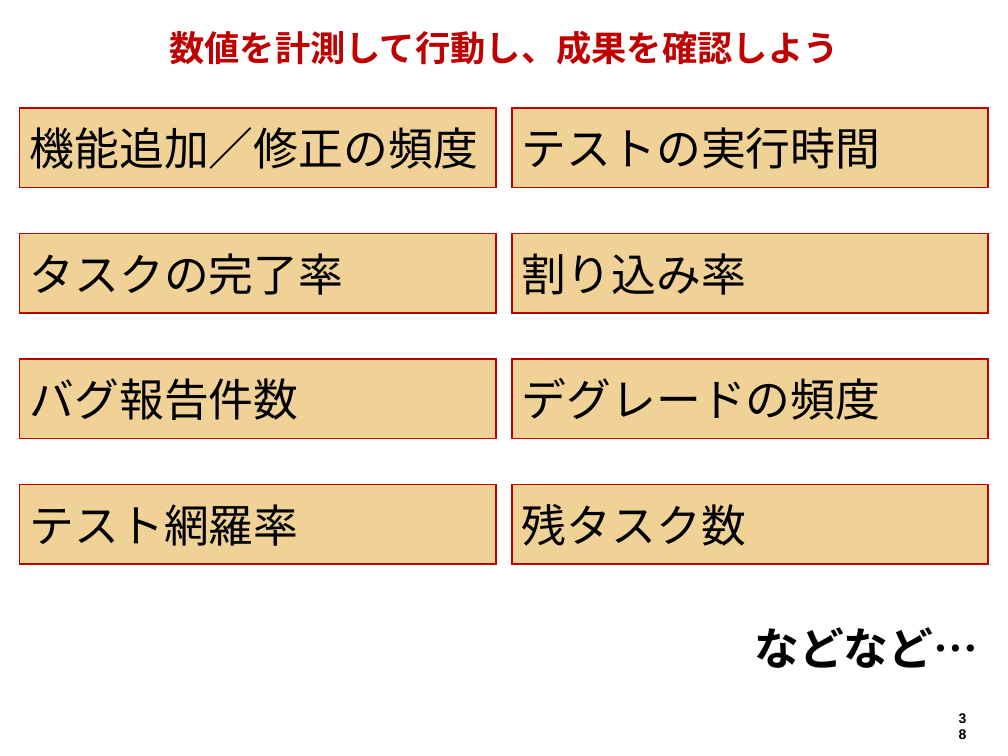
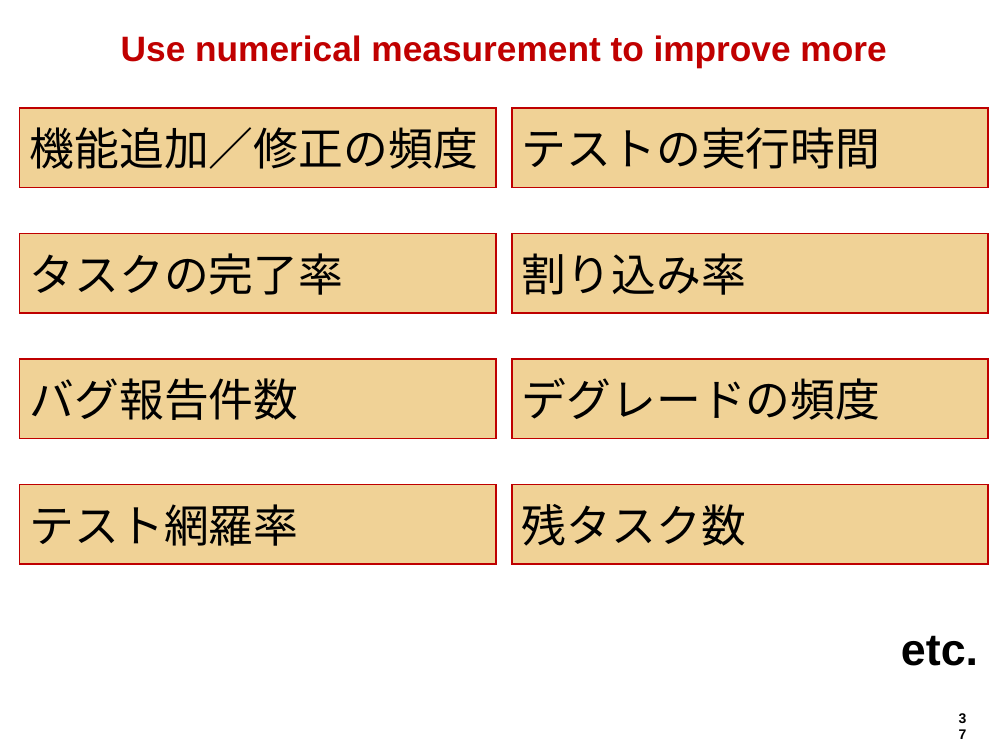
Before and after one commit to hageyahhoo/agile2014, a slide deck: slide 37 of presentations/TechnologyDrivenDevelopment.pptx (slide 38 before the commit). Drawn at 1008x756 pixels with LibreOffice and Linux fonts; fonts in the diff are those of the drawing; background and template pictures are left out. Boxes give left, top, right and bottom in pixels: in the first picture for what was removed or moved away, otherwise in the second. Text is boxed around its words. In the diff, an @@ line names an element or a change of style, - is before the commit and + after.

```diff
--- a/presentations/TechnologyDrivenDevelopment.pptx
+++ b/presentations/TechnologyDrivenDevelopment.pptx
@@ title at (121,35,886,68): text changed; font Noto Sans CJK JP to Arial @@
-数値を計測して行動し、成果を確認しよう
+Use numerical measurement to improve more
@@ text at (901,635,978,666): text changed @@
-などなど…
+etc.
@@ page number at (949,705,977,732): text changed @@
-38
+37
```
Also in this commit, not shown: 2 other slides changed, 15 slides added, 14 slides removed, 2 other files.
